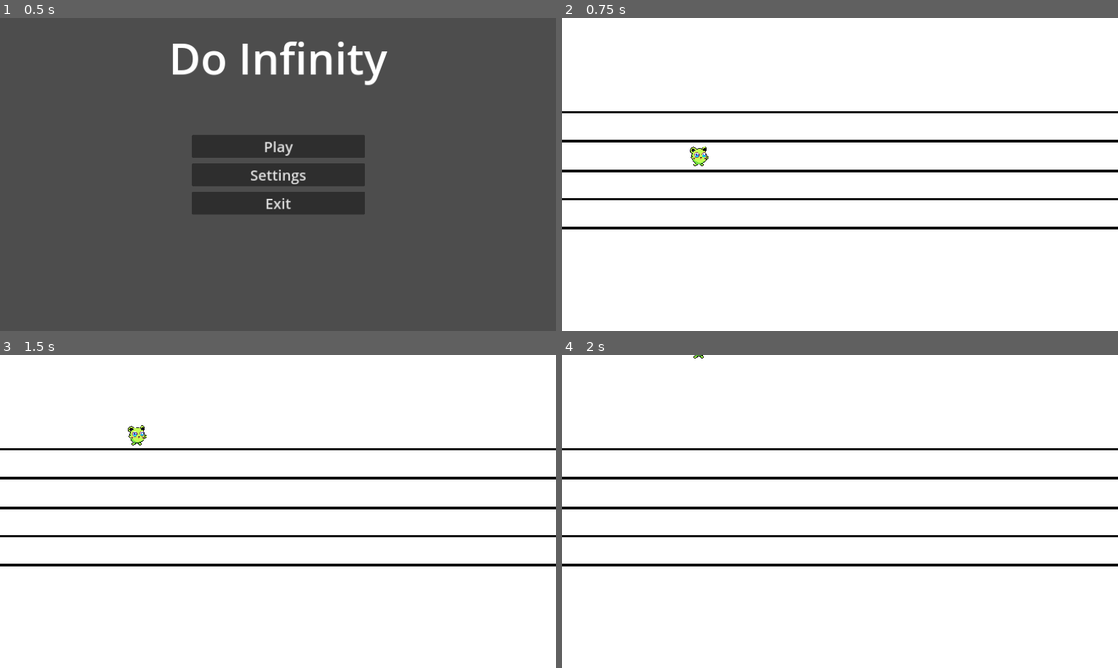
Above: before the commit, frames 1-4 (two rows, left to right).
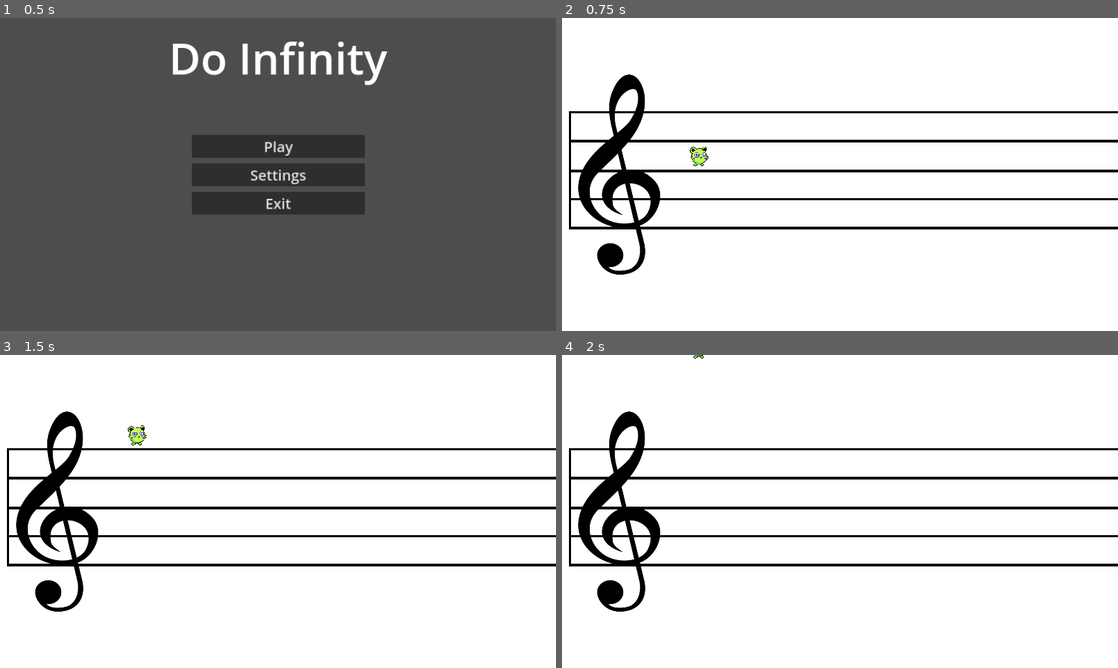
Above: after the commit, the same moments.

Repository: Paco-Gillet/Do-Infinity
Game: Godot game, scene res://scenes/menu/menuDebut.tscn
The game is run twice, just before and just after one commit, with the same random seed, the same clock (stepped at 60 frames per second) and the same inputs.
Inputs:
- Up to frame 1 (0.5 s): no input
- Up to frame 2 (0.75 s): click "Play" at 0.5 s
- Up to frame 3 (1.5 s): tap Enter at 1.25 s; hold W (move_up) from 1.28 s (still down)
- Up to frame 4 (2 s): keep holding W (move_up)

Frame 1 is identical in both runs. In frame 2, 3.0% of the frame differs, in the area x 0-18%, y 18-82%; in frame 3, 3.0%; in frame 4, 3.0%.

Commit message:
Fix clé de sol

Diff:
--- a/scenes/Scene_partition.tscn
+++ b/scenes/Scene_partition.tscn
@@ -1,5 +1,6 @@
-[gd_scene load_steps=6 format=3 uid="uid://cdv5uc2gvsfcj"]
+[gd_scene load_steps=7 format=3 uid="uid://cdv5uc2gvsfcj"]
 
+[ext_resource type="Texture2D" uid="uid://vc0oogkw5fab" path="res://sprites/BelleCleDeSol.webp" id="1_brfxy"]
 [ext_resource type="Texture2D" uid="uid://ccdjnu3fo2x3b" path="res://sprites/Fond.png" id="1_c4hj6"]
 [ext_resource type="Script" path="res://scripts/scene_partition.gd" id="1_eyimo"]
 [ext_resource type="PackedScene" uid="uid://cx43dhbahlokd" path="res://scenes/Joueur.tscn" id="2_5wjvc"]
@@ -63,4 +64,19 @@
 position = Vector2(1920, 720)
 rotation = -1.5708
 
+[node name="BelleCleDeSol" type="Sprite2D" parent="."]
+position = Vector2(197, 540)
+scale = Vector2(1.23697, 1.10556)
+texture = ExtResource("1_brfxy")
+
+[node name="PartitionStart" type="Sprite2D" parent="BelleCleDeSol"]
+position = Vector2(-137.306, -13.2573)
+scale = Vector2(0.03, 1.4)
+texture = ExtResource("3_pn1sh")
+
+[node name="White space" type="Sprite2D" parent="BelleCleDeSol"]
+position = Vector2(-149.837, -17.4432)
+scale = Vector2(0.00981571, 0.366356)
+texture = ExtResource("1_c4hj6")
+
 [node name="Player" parent="." instance=ExtResource("2_5wjvc")]
